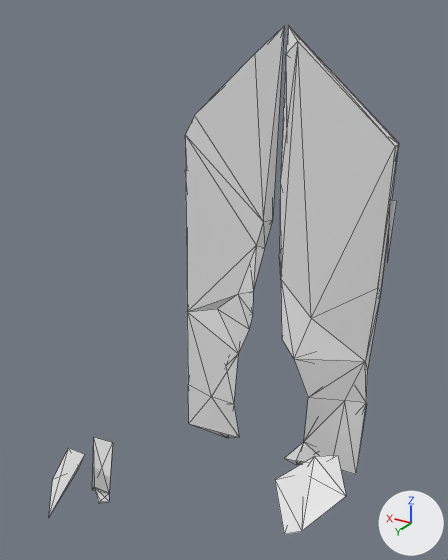
The glTF model game/Assets/Models/castle_front_gate_broken.glb, before and after one commit.
Rendered twice from a camera (50 mm lens) standing at (26.1, 9.08, 8.03) and looking at (30.81, 1.23, 4.11). The axes (+X, +Y, +Z) are drawn at lower right. The lights are the same throughout. Mesh edges are drawn as thin lines. Vertices at the same position are counted once.

The first picture shows 'castle_front_gate_broken'.
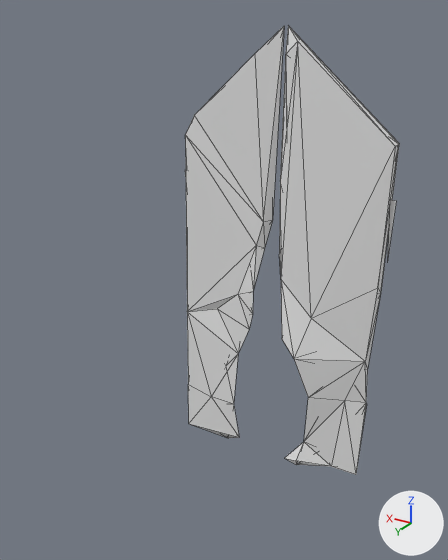
The newer file is also turned or shifted as a whole; pictures and numbers use the older file's frame.

Location of each change, (x1, y1, x2, y2) in pixels of the pictures (448 x 560 px):
'castle_front_gate_broken', reshaped (39% narrower, 12% shorter): before (49, 26, 399, 534); after (185, 26, 399, 475)
part 1 of me_cube_035, deleted: before (92, 437, 113, 503)
part 2 of me_cube_035, deleted: before (275, 455, 346, 534)
part 3 of me_cube_035, deleted: before (49, 448, 85, 516)

Edits to the bpy script that builds the scene:
```text
Change me_cube_035:
    where me_cube_035.from_pydata(...)  # 105 vertices, 183 faces; spans x -1.89..3.28, y -0.31..3.43, z -0.2..7.85
    used by ob_castle_front_gate_broken; location = (30.44, 0.0, 0.01)
    me_cube_035 part 1: the loose piece of 9 vertices spanning x 2.0..3.19, y 1.39..2.73, z -0.2..0.18 is deleted
    me_cube_035 part 2: the loose piece of 7 vertices spanning x -1.86..-0.67, y 0.31..1.73, z -0.06..0.77 is deleted
    me_cube_035 part 3: the loose piece of 5 vertices spanning x 2.37..3.28, y 2.22..3.43, z -0.17..0.83 is deleted
```
